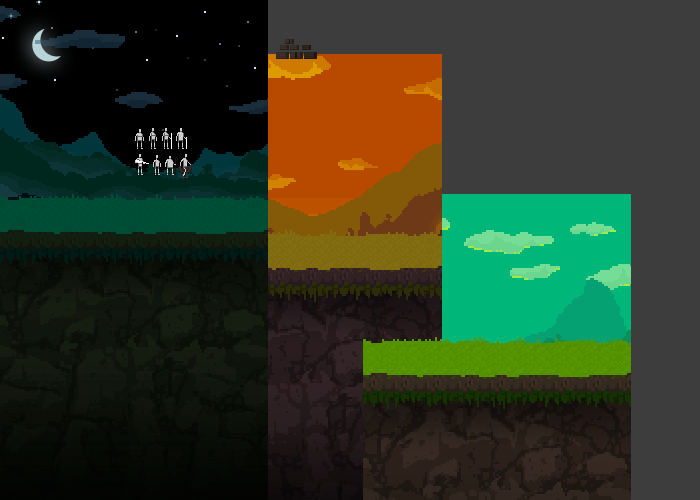
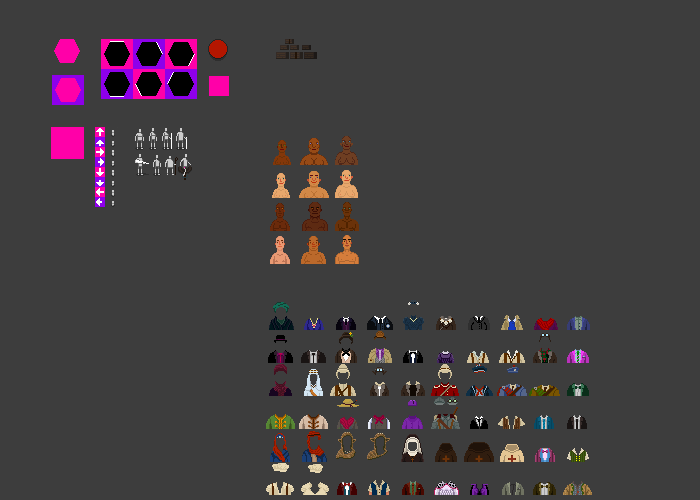
Comparing the layer stacks of the two 700px x 500px images. Changes:
hid group "template_template_modPreview_groundArtwork_03.png" (1 layers) over [left=0, top=194, right=268, bottom=500]
hid group "modPreview_bgArtworks" (10 layers) over [left=0, top=0, right=631, bottom=500]
